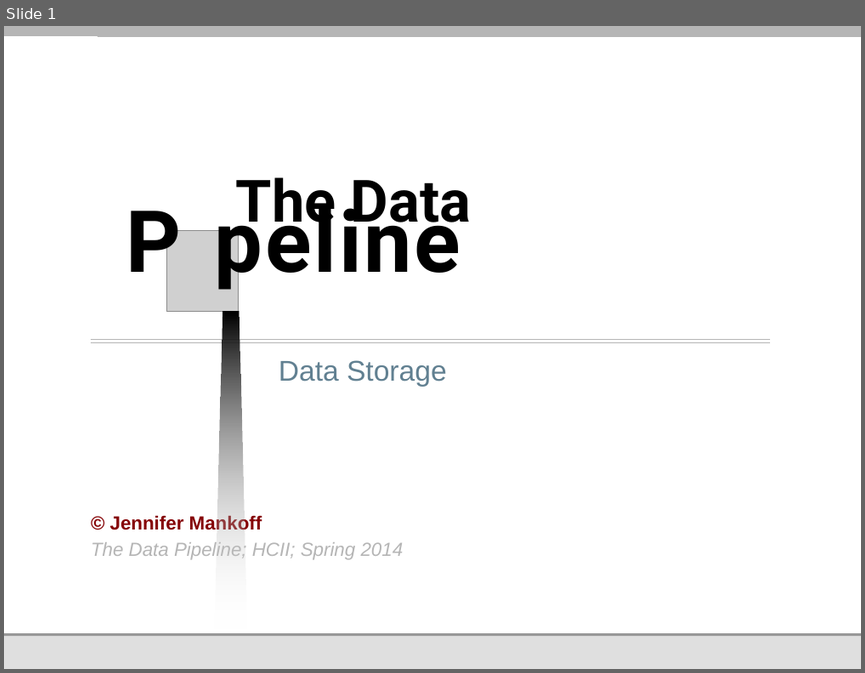
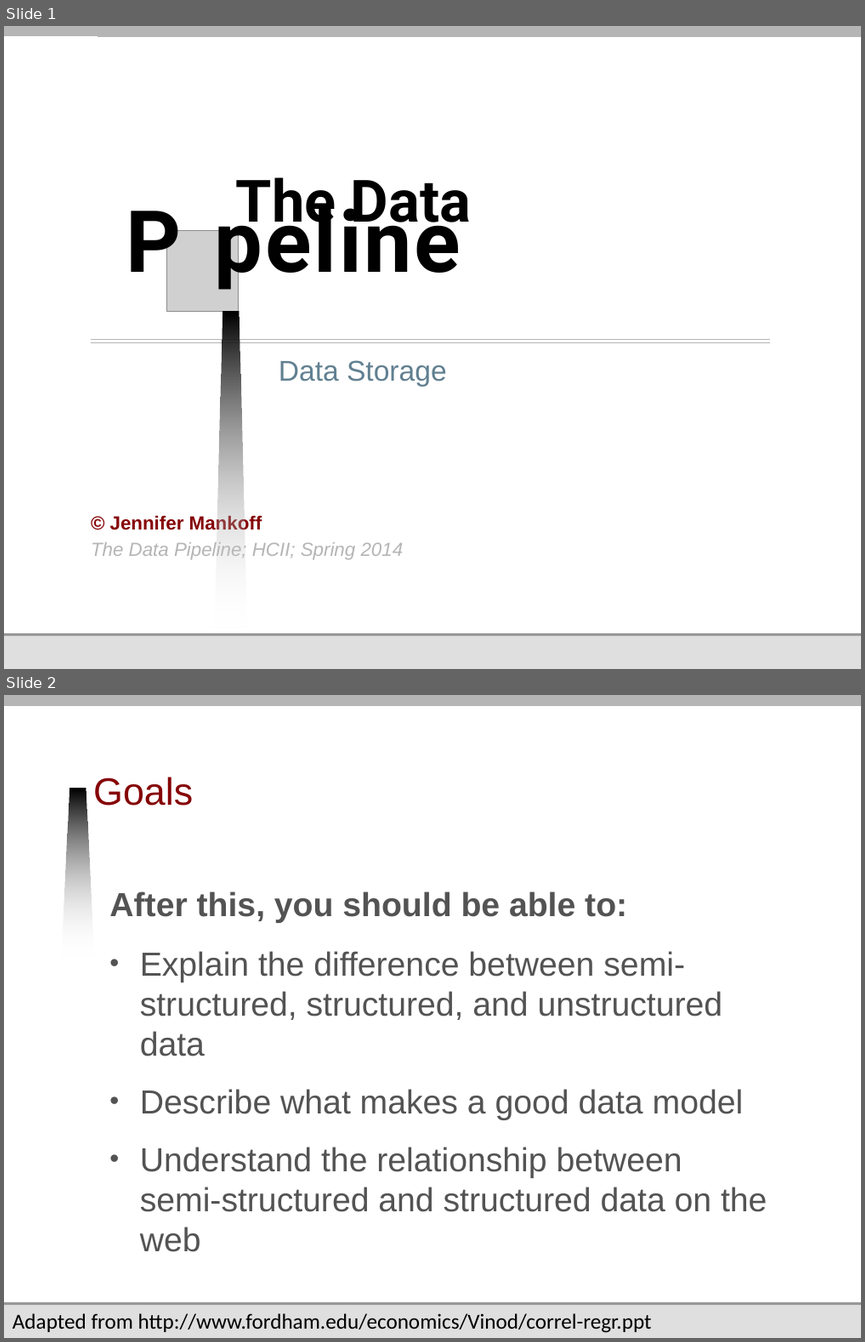
Before and after one commit to jmankoff/data, a slide deck: Lectures/3 Data Storage.pptx. Shown one above the other, each under a label of ours: slide 1 before the commit, slides 1 and 2 after it. The pictures are 865x673 and 865x1342 pixels, drawn with LibreOffice and Linux fonts; fonts in the diff are those of the drawing; grey boxes stand for pictures; background and template pictures are left out. Boxes give left, top, right and bottom in pixels: in the first picture for what was removed or moved away, otherwise in the second. Text is boxed around its words. In the diff, an @@ line names an element or a change of style, - is before the commit and + after.

Commit message:
added goals slides to each slide deck
Also created new lecture 10 and 11.

```diff
--- a/Lectures/3 Data Storage.pptx
+++ b/Lectures/3 Data Storage.pptx
@@ slide 2 added at [4,695,861,1338], background #FFFFFF; not listed: 5 template elements that a slide beside it also shows @@
@@ freeform shape added at [62,788,94,955], fill gradient #000000 to #FFFFFF @@
@@ title added at [93,777,193,805], 32 pt, text #850205 @@
+Goals
@@ text added at [109,891,766,1252], 28 pt, text #535353 @@
+After this, you should be able to:
+• Explain the difference between semi-structured, structured, and unstructured data
+• Describe what makes a good data model
+• Understand the relationship between semi-structured and structured data on the web
@@ text added at [12,1313,652,1333], 18 pt, text #000000 @@
+Adapted from http://www.fordham.edu/economics/Vinod/correl-regr.ppt
```
Also in this commit, not shown: 32 slides changed, 7 other files.
